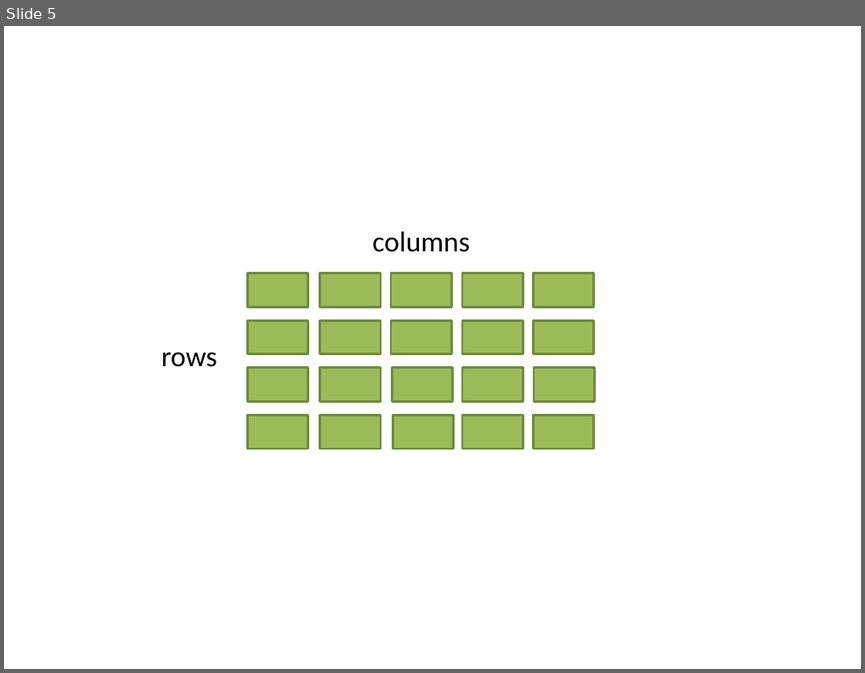
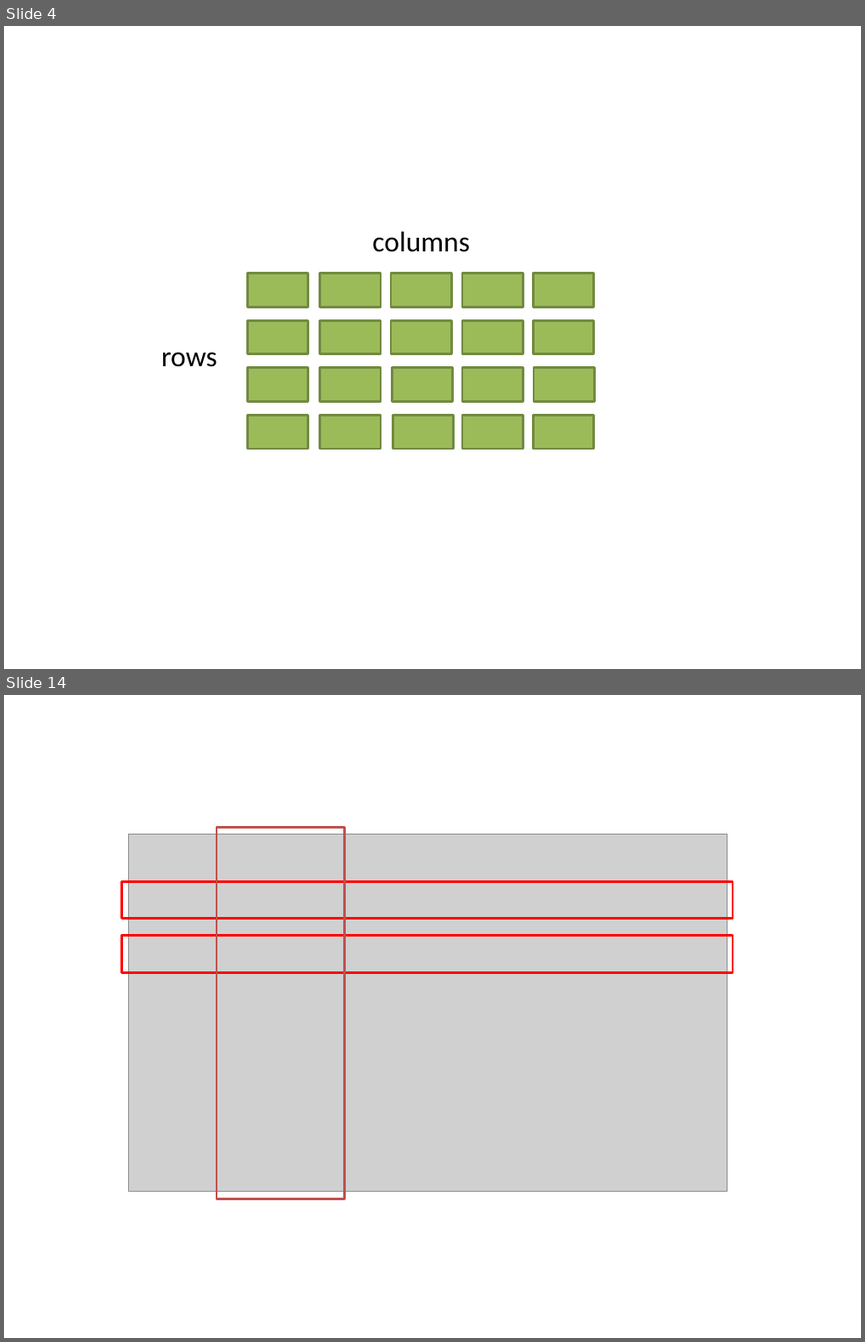
Before and after one commit to dboyliao/MLDM_RBasic, a slide deck: appendix/genImagesExamples.pptx. Shown one above the other, each under a label of ours: slide 5 before the commit, slides 4 and 14 after it; the slides between them are not shown. The pictures are 865x673 and 865x1342 pixels, drawn with LibreOffice and Linux fonts; fonts in the diff are those of the drawing; grey boxes stand for pictures. Boxes give left, top, right and bottom in pixels: in the first picture for what was removed or moved away, otherwise in the second. Text is boxed around its words. In the diff, an @@ line names an element or a change of style, - is before the commit and + after.

```diff
--- a/appendix/genImagesExamples.pptx
+++ b/appendix/genImagesExamples.pptx
@@ slide 14 added at box(4, 695, 861, 1338), background #FFFFFF @@
@@ picture added at box(129, 834, 728, 1191) @@
@@ rectangle added at box(216, 828, 345, 1199), outline #C0504D 2 pt @@
@@ rectangle added at box(122, 882, 733, 919), outline #FF0000 2 pt @@
@@ rectangle added at box(122, 936, 733, 973), outline #FF0000 2 pt @@
@@ what was slide 5 is now slide 4 @@
```
Also in this commit, not shown: 12 other slides added, 1 slide removed, 18 other files.
